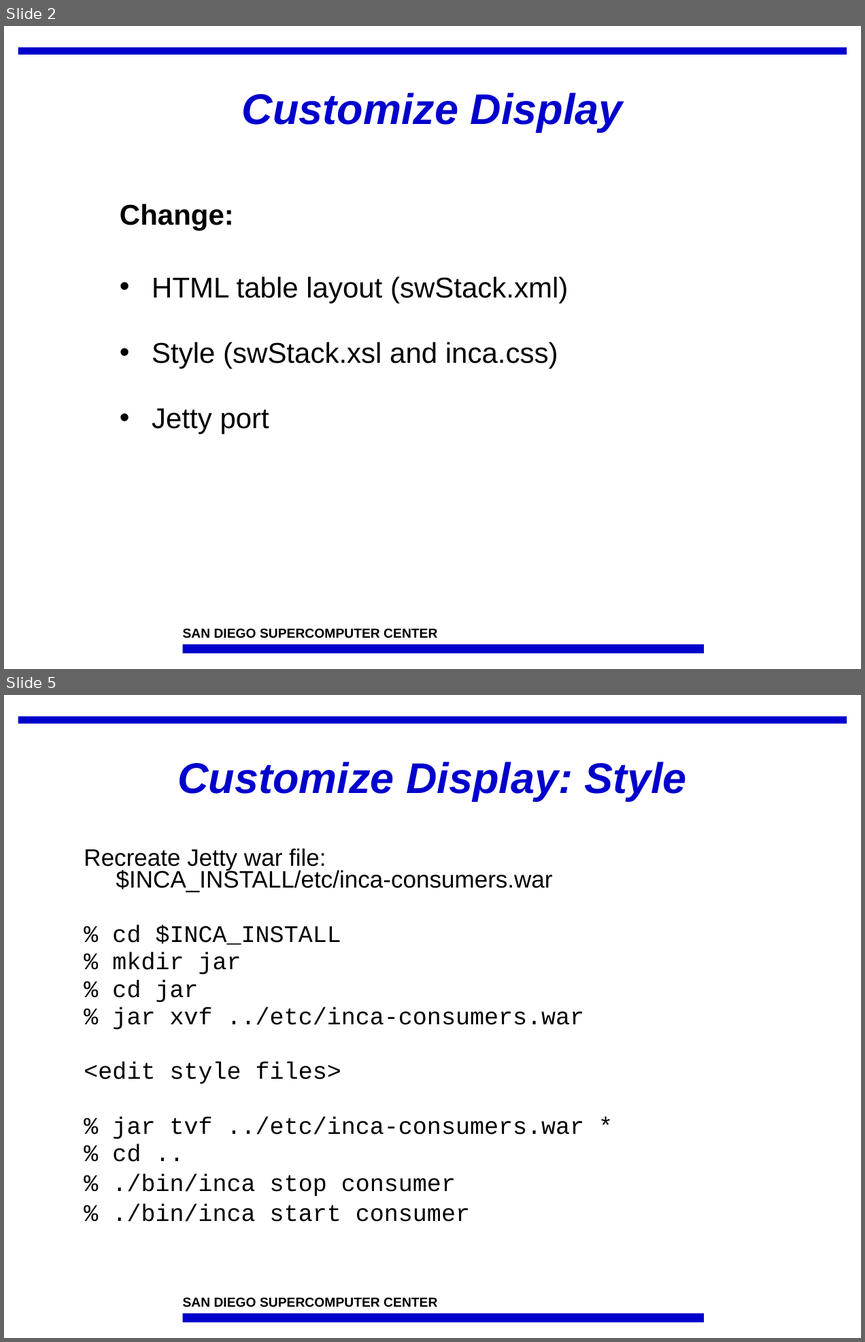
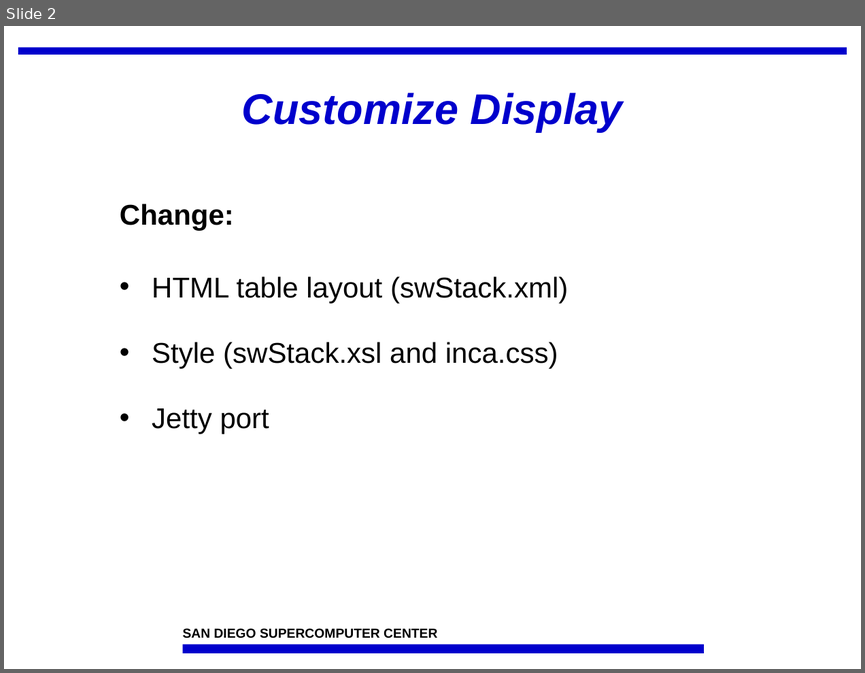
Before and after one commit to IncaProject/inca-xsede, a slide deck: talks/feb-06-workshop/dataConsumersHandsOn.ppt. Shown one above the other, each under a label of ours: slides 2 and 5 before the commit, slide 2 after it; the slides between them are not shown. The pictures are 865x1342 and 865x673 pixels, drawn with LibreOffice and Linux fonts; fonts in the diff are those of the drawing; background and template pictures are left out. Boxes give left, top, right and bottom in pixels: in the first picture for what was removed or moved away, otherwise in the second. Text is boxed around its words. In the diff, an @@ line names an element or a change of style, - is before the commit and + after.

```diff
--- a/talks/feb-06-workshop/dataConsumersHandsOn.ppt
+++ b/talks/feb-06-workshop/dataConsumersHandsOn.ppt
@@ slide 5 removed at bbox=[4, 695, 861, 1338], background #FFFFFF; not listed: 3 template elements that a slide beside it also shows @@
@@ title removed at bbox=[177, 762, 686, 801] @@
-Customize Display: Style
@@ text removed at bbox=[84, 848, 585, 1221] @@
-Recreate Jetty war file:
-$INCA_INSTALL/etc/inca-consumers.war
-% cd $INCA_INSTALL
-% mkdir jar
-% cd jar
-% jar xvf ../etc/inca-consumers.war
-<edit style files>
-% jar tvf ../etc/inca-consumers.war *
-% cd ..
-% ./bin/inca stop consumer
-% ./bin/inca start consumer
```
Also in this commit, not shown: 3 slides changed, 2 slides added, 1 other slide removed.
